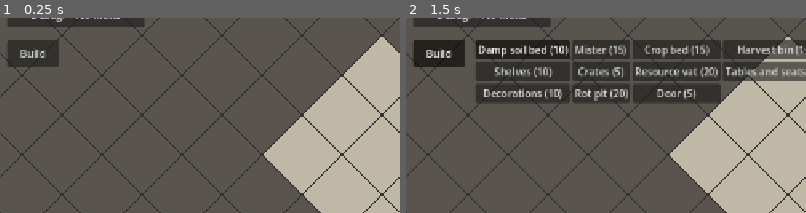
Above: before the commit, frames 1-2 (left to right).
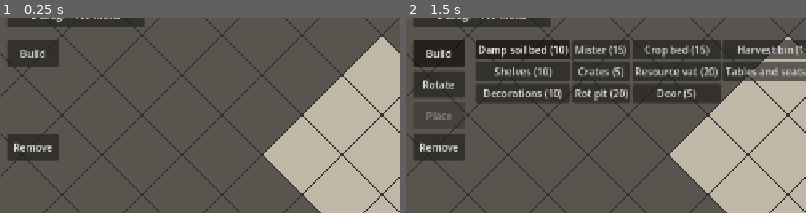
Above: after the commit, the same moments.

Repository: SirSizzle24/mazelord
Game: Godot game, scene res://Scenes/main.tscn
Same seed, same stepped clock (60 frames per second), same inputs: the game is played once before the commit and once after it.
Inputs:
- Up to frame 1 (0.25 s): no input
- Up to frame 2 (1.5 s): click "Dig" at 0.5 s; click "Build" at 1.25 s
The pictures show only the part of the screen within x 2-52%, y 31-81%; the shares and areas given below are measured in that part.

The runs differ from the first frame. In frame 1, 1.6% of the frame differs, in the area x 2-15%, y 59-73%; in frame 2, 3.1%, in the area x 2-15%, y 27-73%.

Commit message:
Building controls: placement preview, rotate, remove mode with refunds

Diff:
--- a/Scenes/main.tscn
+++ b/Scenes/main.tscn
@@ -35,13 +35,16 @@
 dig_controller = NodePath("../DigController")
 build_controller = NodePath("../BuildController")
 
-[node name="BuildController" type="Node2D" parent="." node_paths=PackedStringArray("grid", "dungeon", "build_button", "dig_button", "item_bar")]
+[node name="BuildController" type="Node2D" parent="." node_paths=PackedStringArray("grid", "dungeon", "build_button", "dig_button", "item_bar", "remove_button", "rotate_button", "place_button")]
 script = ExtResource("8_build")
 grid = NodePath("../Grid")
 dungeon = NodePath("../Dungeon")
 build_button = NodePath("../UI/BuildButton")
 dig_button = NodePath("../UI/DigButton")
 item_bar = NodePath("../UI/ItemBar")
+remove_button = NodePath("../UI/RemoveButton")
+rotate_button = NodePath("../UI/RotateButton")
+place_button = NodePath("../UI/PlaceButton")
 
 [node name="DigController" type="Node2D" parent="." unique_id=1743646951 node_paths=PackedStringArray("grid", "camera", "dig_button")]
 script = ExtResource("2_8gbba")
@@ -143,3 +146,25 @@
 offset_right = 1000.0
 offset_bottom = 86.0
 text = "Morale: 50"
+
+[node name="RotateButton" type="Button" parent="UI"]
+offset_left = 40.0
+offset_top = 290.0
+offset_right = 123.0
+offset_bottom = 333.0
+text = "Rotate"
+
+[node name="RemoveButton" type="Button" parent="UI"]
+offset_left = 40.0
+offset_top = 390.0
+offset_right = 123.0
+offset_bottom = 433.0
+toggle_mode = true
+text = "Remove"
+
+[node name="PlaceButton" type="Button" parent="UI"]
+offset_left = 40.0
+offset_top = 340.0
+offset_right = 123.0
+offset_bottom = 383.0
+text = "Place"
--- a/scripts/build_controller.gd
+++ b/scripts/build_controller.gd
@@ -1,18 +1,27 @@
 extends Node2D
-## In build mode, tapping a floor tile places the chosen furnishing as a blueprint.
-## Pick the furnishing from the button bar shown in build mode.
-## Mana is spent when it's placed; workers will build it in the next step.
+## Build mode: tap a tile to preview the chosen furnishing there, Rotate to turn it 90 degrees,
+## and Place to confirm it as a blueprint (mana is spent on placing). Pick items from the button bar.
+## Remove mode: tapping clears a dig mark, cancels a blueprint (full refund),
+## or tears down a finished item (half refund).
+## Also keeps the Dig, Build and Remove modes exclusive: turning one on turns the others off.
 
 const TapDetector = preload("res://scripts/tap_detector.gd")
+const DECONSTRUCT_REFUND := 0.5  # share of the cost returned when tearing down a finished item
 
 @export var grid: Node2D
 @export var dungeon: Node
 @export var build_button: Button
 @export var dig_button: Button
+@export var remove_button: Button
+@export var rotate_button: Button
+@export var place_button: Button
 @export var item_bar: Container  # holds one button per furnishing
 
 var build_mode := false
-var selected_id := ""  # the furnishing that taps will place
+var remove_mode := false
+var selected_id := ""  # the furnishing being placed
+var preview_tile := Vector2i(-1, -1)  # where the preview sits, or (-1, -1) for no preview
+var rotation_steps := 0  # quarter turns, 0 to 3
 var taps := TapDetector.new()
 
 
@@ -25,42 +34,115 @@
 		button.text = "%s (%d)" % [item["name"], item["cost"]]
 		button.toggle_mode = true
 		button.button_group = group
-		button.pressed.connect(func(): selected_id = id)  # each button remembers its own id
+		button.pressed.connect(_select_item.bind(id))  # bind attaches this button's id to the call
 		item_bar.add_child(button)
 		if selected_id == "":  # the first item starts selected
 			selected_id = id
 			button.button_pressed = true
 	item_bar.visible = false
+	rotate_button.visible = false
+	place_button.visible = false
+	rotate_button.pressed.connect(_on_rotate_pressed)
+	place_button.pressed.connect(_on_place_pressed)
 
 	build_button.toggled.connect(_on_build_toggled)
 	dig_button.toggled.connect(_on_dig_toggled)
+	remove_button.toggled.connect(_on_remove_toggled)
 
 
 func _on_build_toggled(toggled_on: bool) -> void:
 	build_mode = toggled_on
 	item_bar.visible = toggled_on
+	rotate_button.visible = toggled_on
+	place_button.visible = toggled_on
+	if not toggled_on:
+		preview_tile = grid.NO_TILE  # leaving build mode drops the preview
+		grid.clear_preview()
 	if toggled_on:
 		dig_button.button_pressed = false  # only one mode at a time
+		remove_button.button_pressed = false
 
 
 func _on_dig_toggled(toggled_on: bool) -> void:
 	if toggled_on:
 		build_button.button_pressed = false
+		remove_button.button_pressed = false
+
+
+func _on_remove_toggled(toggled_on: bool) -> void:
+	remove_mode = toggled_on
+	if toggled_on:
+		dig_button.button_pressed = false
+		build_button.button_pressed = false
+
+
+func _process(_delta: float) -> void:
+	# Mana, digging and building all change whether the preview fits, so refresh it each frame in build mode.
+	if build_mode:
+		_update_preview()
+
+
+func _select_item(id: String) -> void:
+	selected_id = id
+
+
+func _on_rotate_pressed() -> void:
+	rotation_steps = (rotation_steps + 1) % 4
+
+
+## The chosen item's size after rotating: every quarter turn swaps width and length.
+func _current_size() -> Vector2i:
+	var size: Vector2i = dungeon.FURNISHINGS[selected_id]["size"]
+	if rotation_steps % 2 == 1:
+		size = Vector2i(size.y, size.x)
+	return size
+
+
+func _update_preview() -> void:
+	if preview_tile == grid.NO_TILE:
+		grid.clear_preview()
+		place_button.disabled = true
+		return
+	var item: Dictionary = dungeon.FURNISHINGS[selected_id]
+	var fits: bool = grid.can_place(preview_tile, _current_size())
+	grid.set_preview(preview_tile, _current_size(), item["color"], fits)
+	place_button.disabled = not (fits and dungeon.mana >= item["cost"])
+
+
+func _on_place_pressed() -> void:
+	var item: Dictionary = dungeon.FURNISHINGS[selected_id]
+	if not grid.can_place(preview_tile, _current_size()):
+		return  # not all floor, or something's already there
+	if not dungeon.try_spend(item["cost"]):
+		return  # can't afford it
+	grid.place_blueprint(selected_id, preview_tile, _current_size(), item["color"], item.get("blocks", true), rotation_steps)
+	preview_tile = grid.NO_TILE  # placed; the next tap starts a new preview
 
 
 func _unhandled_input(event: InputEvent) -> void:
-	if not build_mode:
+	if not build_mode and not remove_mode:
 		return
 	if not taps.is_tap(event):
 		return
 
 	var world_position: Vector2 = get_canvas_transform().affine_inverse() * event.position
 	var tile: Vector2i = grid.screen_to_tile(grid.to_local(world_position))
-	var id := selected_id
-	var item: Dictionary = dungeon.FURNISHINGS[id]
+	if remove_mode:
+		_remove_at(tile)
+		return
 
-	if not grid.can_place(tile, item["size"]):
-		return  # not all floor, or something's already there
-	if not dungeon.try_spend(item["cost"]):
-		return  # can't afford it
-	grid.place_blueprint(id, tile, item["size"], item["color"], item.get("blocks", true))
+	preview_tile = tile  # tapping moves the preview; Place confirms it
+
+
+## Removes whatever is on a tile: a dig mark, a blueprint, or a finished furnishing.
+func _remove_at(tile: Vector2i) -> void:
+	if grid.is_marked(tile):
+		grid.unmark(tile)
+		return
+	var furnishing: Dictionary = grid.furnishing_at(tile)
+	if furnishing.is_empty():
+		return
+	var cost: int = dungeon.FURNISHINGS[furnishing["id"]]["cost"]
+	var refund: int = cost if not furnishing["built"] else int(cost * DECONSTRUCT_REFUND)
+	grid.remove_furnishing(furnishing)
+	dungeon.add_mana(refund)
--- a/scripts/grid.gd
+++ b/scripts/grid.gd
@@ -28,6 +28,7 @@
 var furnishings: Array = []  # each one: {"id", "origin", "size", "color", "blocks", "progress", "solid", "built"}
 var occupied: Dictionary = {}  # tile -> the furnishing covering it
 var claimed: Dictionary = {}  # job tile -> the worker doing it, so two workers don't take the same job
+var preview: Dictionary = {}  # the item about to be placed: {"origin", "size", "color", "valid"}, or empty
 var nav_region := NavigationRegion2D.new()  # holds the walkable shape for units
 var nav_dirty := false  # true when tiles changed and the walkable shape needs rebuilding
 var nav_version := 0  # goes up with every rebuild, so units can tell the walkable shape changed
@@ -79,6 +80,12 @@
 	return marked.has(tile)
 
 
+## Clears a dig mark.
+func unmark(tile: Vector2i) -> void:
+	if marked.erase(tile):
+		queue_redraw()
+
+
 ## True if a finished door stands on this tile. Doors divide rooms.
 func is_door(tile: Vector2i) -> bool:
 	return occupied.has(tile) and occupied[tile]["id"] == "door" and occupied[tile]["built"]
@@ -111,9 +118,10 @@
 
 ## Adds an unbuilt furnishing (a see-through ghost) for a worker to build later.
 ## Ghosts are walkable; a blocking furnishing turns solid once it's SOLID_AT built.
-func place_blueprint(id: String, origin: Vector2i, size: Vector2i, color: Color, blocks: bool) -> void:
+## rotation is in quarter turns (0 to 3), kept so later art can face the right way.
+func place_blueprint(id: String, origin: Vector2i, size: Vector2i, color: Color, blocks: bool, rotation_steps: int = 0) -> void:
 	var furnishing := {"id": id, "origin": origin, "size": size, "color": color, "blocks": blocks,
-		"progress": 0.0, "solid": false, "built": false}
+		"rotation": rotation_steps, "progress": 0.0, "solid": false, "built": false}
 	furnishings.append(furnishing)
 	for tile in footprint(origin, size):
 		occupied[tile] = furnishing
@@ -125,6 +133,46 @@
 	if occupied.has(tile) and not occupied[tile]["built"]:
 		return occupied[tile]
 	return {}
+
+
+## Shows a faint preview of an item before it's placed; red if it can't go there.
+func set_preview(origin: Vector2i, size: Vector2i, color: Color, valid: bool) -> void:
+	var new_preview := {"origin": origin, "size": size, "color": color, "valid": valid}
+	if new_preview == preview:
+		return  # unchanged; skip redrawing the whole grid
+	preview = new_preview
+	queue_redraw()
+
+
+func clear_preview() -> void:
+	if not preview.is_empty():
+		preview = {}
+		queue_redraw()
+
+
+## The furnishing covering a tile, built or not, or an empty dictionary if there isn't one.
+func furnishing_at(tile: Vector2i) -> Dictionary:
+	return occupied.get(tile, {})
+
+
+## Takes a furnishing off the grid entirely, built or not.
+func remove_furnishing(furnishing: Dictionary) -> void:
+	furnishings.erase(furnishing)
+	for tile in footprint(furnishing["origin"], furnishing["size"]):
+		occupied.erase(tile)
+	if furnishing["solid"]:
+		nav_dirty = true  # its hole in the walkable shape closes up
+	if furnishing["built"]:
+		layout_changed.emit()  # rooms may change type
+	queue_redraw()
+
+
+## True if a job still exists: its rock is still marked, or its blueprint is still on the grid and unbuilt.
+## The player can remove jobs while a worker is on its way or mid-job.
+func job_still_exists(job: Dictionary) -> bool:
+	if job["kind"] == "dig":
+		return marked.has(job["tile"])
+	return furnishings.has(job["furnishing"]) and not job["furnishing"]["built"]
 
 
 ## The middle of a furnishing, in screen position.
@@ -251,6 +299,14 @@
 		for tile in footprint(furnishing["origin"], furnishing["size"]):
 			draw_colored_polygon(_diamond(tile), color)
 
+	# The placement preview: fainter than a ghost, and red where the item can't go.
+	if not preview.is_empty():
+		var preview_color: Color = preview["color"] if preview["valid"] else Color(1.0, 0.2, 0.2)
+		preview_color.a = 0.18
+		for tile in footprint(preview["origin"], preview["size"]):
+			if is_in_bounds(tile):
+				draw_colored_polygon(_diamond(tile), preview_color)
+
 
 ## The four corners of a tile's diamond: top, right, bottom, left.
 func _diamond(tile: Vector2i) -> PackedVector2Array:
--- a/scripts/unit.gd
+++ b/scripts/unit.gd
@@ -178,6 +178,15 @@
 
 
 func _process(delta: float) -> void:
+	# The player may have cancelled this job (unmarked the rock or removed the blueprint).
+	if not job.is_empty() and not grid.job_still_exists(job):
+		_release_job()
+		path = PackedVector2Array()  # stop walking to it
+		queue_redraw()
+		if is_working:
+			_take_next_job()
+		return
+
 	if not path.is_empty():
 		position = position.move_toward(path[0], SPEED * delta)
 		if position == path[0]:  # reached this point; head for the next
--- a/scripts/unit_controller.gd
+++ b/scripts/unit_controller.gd
@@ -14,7 +14,7 @@
 
 
 func _unhandled_input(event: InputEvent) -> void:
-	if dig_controller.dig_mode or build_controller.build_mode:
+	if dig_controller.dig_mode or build_controller.build_mode or build_controller.remove_mode:
 		return
 	if not taps.is_tap(event):
 		return
